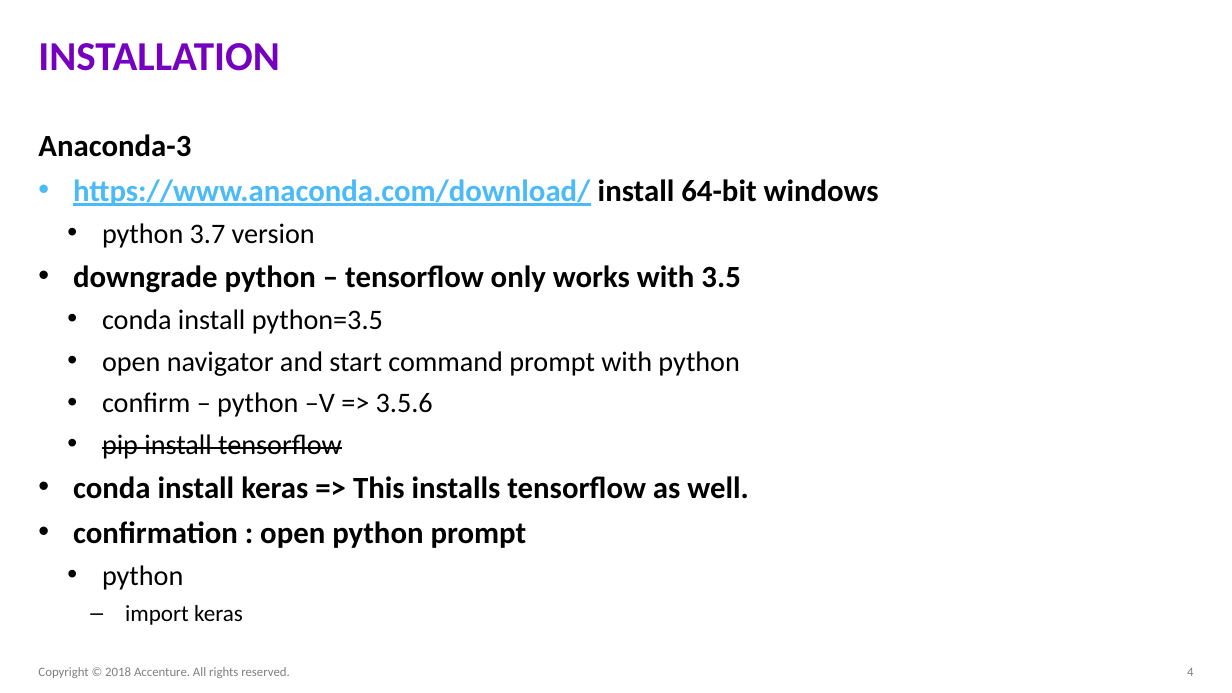
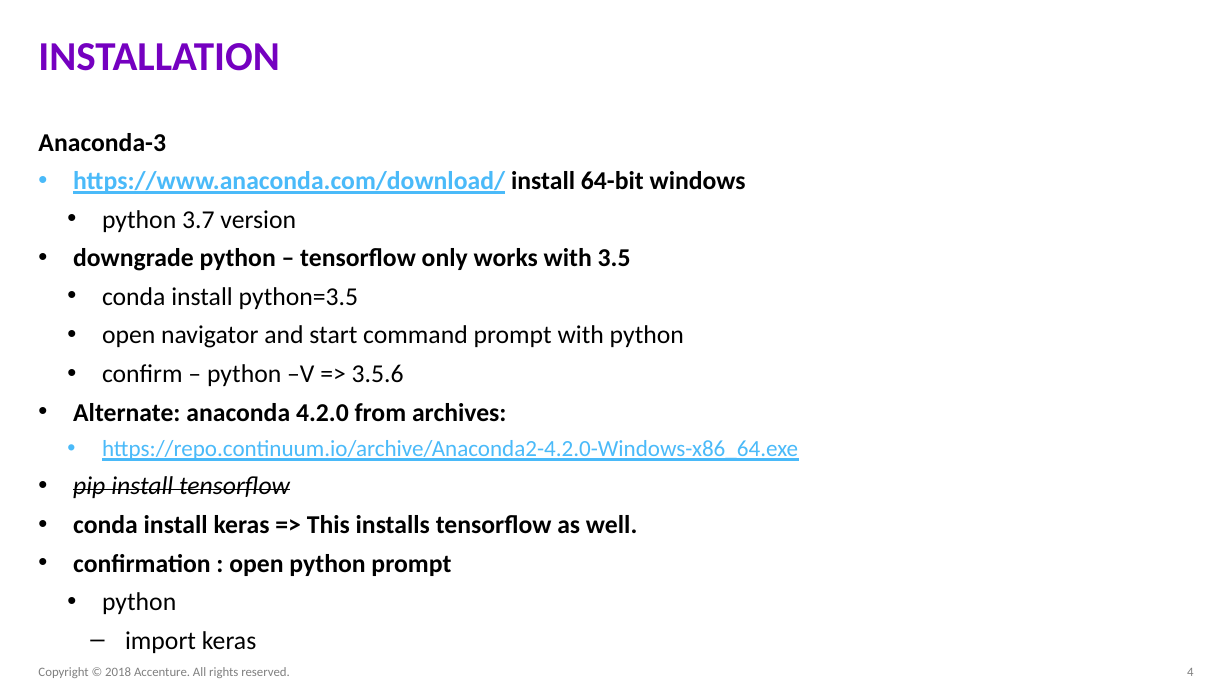
Before and after one commit to ameet123/na_la_nn, a slide deck: slide 4 of FY19 NA-LA.pptx. Drawn at 1232x693 pixels with LibreOffice and Linux fonts; fonts in the diff are those of the drawing. Boxes give left, top, right and bottom in pixels: in the first picture for what was removed or moved away, otherwise in the second. Text is boxed around its words. In the diff, an @@ line names an element or a change of style, - is before the commit and + after.

```diff
--- a/FY19 NA-LA.pptx
+++ b/FY19 NA-LA.pptx
@@ text at <box>38,133,746,653</box>: size 24 to 20 pt in "Anaconda-3", "https://www.anaconda.com/download/ install 64-bit windows", "downgrade python – tensorflow only works with ...", "conda install keras => This installs tensorflow ..." and 1 more places; size 22 to 20 pt in "python 3.7 version", "conda install python=3.5", "open navigator and start command prompt with ...", "confirm – python –V => 3.5.6" and 2 more places; italic on in "pip install tensorflow"; size 18 to 20 pt in "import keras"; list level 2 to 1 in "pip install tensorflow" @@
@@ text at <box>73,403,798,461</box>: paragraphs added @@
+• Alternate: anaconda 4.2.0 from archives:
+  • https://repo.continuum.io/archive/Anaconda2-4.2.0-Windows-x86_64.exe
```
Also in this commit, not shown: 5 other slides changed, 4 slides added, 2 other files.
